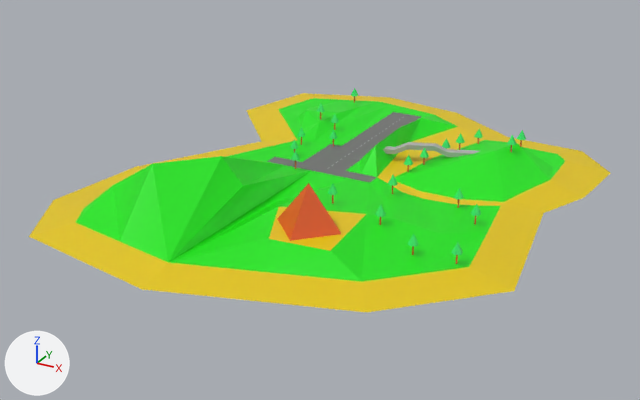
The OBJ model SDL2_stuff/objtosb3d/islandx.obj: old version first, new version second.
Camera for both pictures: a 50 mm camera at (11.7, -22.54, 10.33) aimed at (0.01, -1.28, -0.3). The axes (+X, +Y, +Z) are drawn at lower left. The lights are the same throughout. The first picture is the older version. Where no turn or scale is listed for an object, it has been applied to the vertices.

The scene before the commit, as lines of its bpy script (objects in view):
```python
me_bridge = bpy.data.meshes.new('bridge')
me_bridge.from_pydata(...)  # 24 vertices, 22 faces; spans x 0.64..3.79, y 1.45..2.87, z 0.4..0.73
me_bridge.materials.append(mat_sbx_49)  # grey #afafaf
me_island = bpy.data.meshes.new('Island')
me_island.from_pydata(...)  # 357 vertices, 696 faces; spans x -6.4..7.3, y -8.5..8.3, z 0.0..1.6
# faces by material slot: [42, 404, 192, 58]
me_island.materials.append(mat_sbx_49)  # grey #afafaf
me_island.materials.append(mat_sbx_40)  # grey #727272
me_island.materials.append(mat_sbx_35)  # green #13e70a
me_island.materials.append(mat_sbx_37)  # yellow #e7c800
me_pyramid = bpy.data.meshes.new('Pyramid')
me_pyramid.from_pydata([(1.47, -3.54, 0.46), (2.47, -4.54, 0.46), (1.47, -5.54, 0.46), (0.47, -4.54, 0.46), (1.47, -4.54, 1.73)], [], [(0, 4, 1), (1, 4, 2), (1, 3, 0), (2, 4, 3), (3, 4, 0), (1, 2, 3)])
me_pyramid.materials.append(mat_sbx_41)  # orange #e75c20
ob_bridge = bpy.data.objects.new('bridge', me_bridge)
ob_bridge.location = (0.0, 0.0, 0.0)
ob_island = bpy.data.objects.new('Island', me_island)
ob_island.location = (0.0, 0.0, 0.0)
ob_pyramid = bpy.data.objects.new('Pyramid', me_pyramid)
ob_pyramid.location = (0.0, 0.0, 0.0)
```
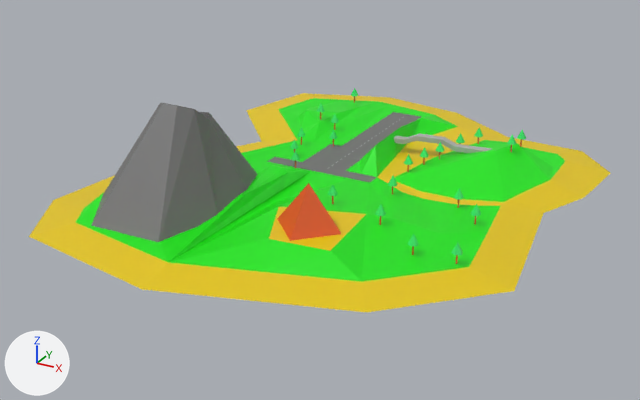
The edits, one by one:
Material 'SBX_41E' (mat_sbx_41e) is new.
Its base color is (0.8, 0.217, 0.0) (orange #e78000).
me_bridge is used by ob_bridge; location (0.0, 0.0, 0.0).
me_bridge had 24 vertices, 22 faces and spanned x 0.64..3.79, y 1.45..2.87, z 0.4..0.73.
me_bridge now has 24 vertices, 22 faces and spans x 0.66..3.93, y 2.34..2.96, z 0.48..0.81.
me_bridge part 1: the whole mesh is turned -14.7 degrees about the z axis through its middle, then moved by (0.09, 0.49, 0.08).
me_island is used by ob_island; location (0.0, 0.0, 0.0).
me_island had 357 vertices, 696 faces and spanned x -6.4..7.3, y -8.5..8.3, z 0.0..1.6.
me_island now has 360 vertices, 702 faces and spans x -6.4..7.3, y -8.5..8.3, z 0.0..0.8.
Part 2, on me_island:
1 vertex is removed from x -1.0, y -3.8, z 0.9.
5 faces are deleted.
3 vertices move from x -4.8..-1.7, y -5.2..-3.8, z 0.5..1.6 to x -4.8..-1.7, y -5.6..-3.8, z 0.4..0.5.
4 vertices are added at (-1.0, -3.8, 0.6), (-1.5, -1.5, 0.6), (-1.0, -1.6, 0.6), (-0.9, -1.7, 0.6).
11 new faces join them, mat_sbx_35 (green #13e70a).
Mesh me_cylinder is new.
It has 27 vertices, 43 faces and spans x -4.93..-0.9, y -6.79..-1.49, z 0.13..3.12.
Faces by material slot: [7, 36].
It uses material mat_sbx_41e (orange #e78000).
It uses material mat_sbx_40 (grey #727272).
Object 'Cylinder' (ob_cylinder) is new; it shows me_cylinder.
Its location is (0.0, 0.0, 0.0).

Changed parts and their boxes [x1, y1, x2, y2] in the pictures (640 x 400 px):
'Cylinder', added
    after: [91, 103, 257, 242]
'bridge', moved, turned
    before: [383, 142, 480, 157]
    after: [393, 134, 491, 153]
part 2 of me_island, reshaped
    before: [76, 156, 311, 262]
    after: [76, 161, 311, 262]
